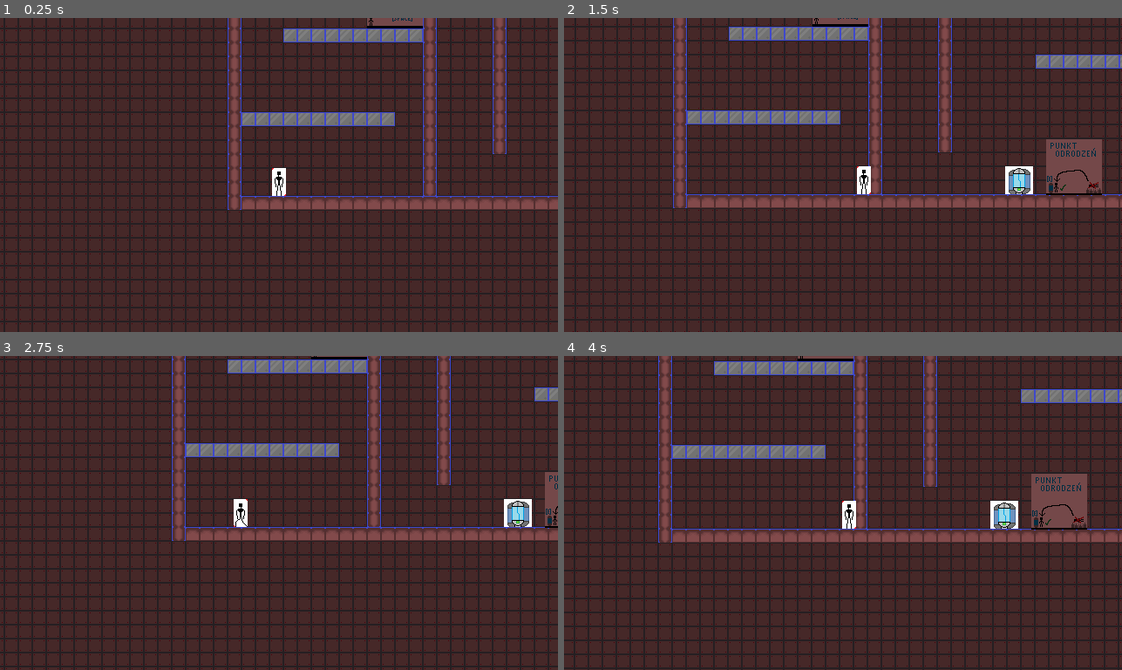
Above: before the commit, frames 1-4 (two rows, left to right).
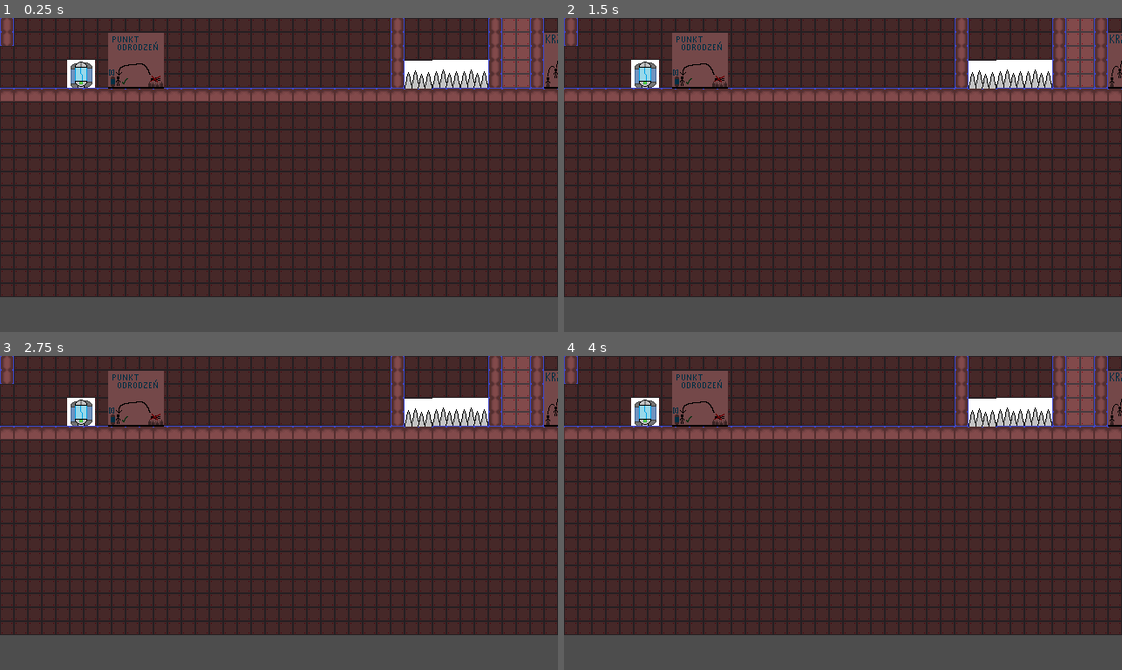
Above: after the commit, the same moments.

Repository: Daxin18/AugmentedUnit
Game: Godot game, scene res://PoC/ActualPOCLevel/PoC_Level.tscn
The game is run twice, just before and just after one commit, with the same random seed, the same clock (stepped at 60 frames per second) and the same inputs. The project has no main scene, so this scene is started directly.
Inputs:
- Up to frame 1 (0.25 s): no input
- Up to frame 2 (1.5 s): hold D (move_right) from 0.53 s (still down); tap E (interact) at 0.6 s; tap Space (jump) at 0.77 s; tap Shift (dash) at 1.35 s
- Up to frame 3 (2.75 s): tap Space (jump) at 1.52 s; tap E (interact) at 1.55, 2.1 s; release D (move_right) at 2.03 s; hold A (move_left) from 2.03 s (still down)
- Up to frame 4 (4 s): release A (move_left) at 2.78 s; hold D (move_right) from 2.78 s (still down); tap Q (scream) at 2.85 s; tap Space (jump) at 3.02, 3.77 s; tap E (interact) at 3.05, 3.6 s

The runs differ from the first frame. In frame 1, 57% of the frame differs, in the area x 0-100%, y 0-100%; in frame 2, 58%; in frame 3, 58%; in frame 4, 59%.

Commit message:
Add first version of level manager

Diff:
--- a/PoC/ActualPOCLevel/PoC_Level.tscn
+++ b/PoC/ActualPOCLevel/PoC_Level.tscn
@@ -1,16 +1,17 @@
-[gd_scene load_steps=14 format=3 uid="uid://b1yvh0k400owj"]
+[gd_scene load_steps=15 format=3 uid="uid://b1yvh0k400owj"]
 
+[ext_resource type="Script" path="res://src/scripts/common/LevelSystem/Level.gd" id="1_d0mrj"]
 [ext_resource type="Texture2D" uid="uid://b7ttamnkhofle" path="res://src/assets/levels/tmp_poc_level.png" id="1_hb8l0"]
 [ext_resource type="Texture2D" uid="uid://cpvqon7isynb0" path="res://src/assets/levels/tmp_helpers/tmp_double_jump.png" id="2_6xgl0"]
-[ext_resource type="PackedScene" uid="uid://bqj3uwhcmsukx" path="res://src/scenes/common/Exit.tscn" id="2_voa4h"]
+[ext_resource type="PackedScene" uid="uid://bqj3uwhcmsukx" path="res://src/scenes/common/Door.tscn" id="2_voa4h"]
 [ext_resource type="Texture2D" uid="uid://cc4dm5gql30ld" path="res://src/assets/levels/tmp_helpers/tmp_dash.png" id="3_b5uwj"]
-[ext_resource type="PackedScene" uid="uid://c8mpj6ntjn7kc" path="res://src/scenes/common/Spawnpoint.tscn" id="3_k53dq"]
+[ext_resource type="PackedScene" uid="uid://c8mpj6ntjn7kc" path="res://src/scenes/common/RespawnStation.tscn" id="3_k53dq"]
 [ext_resource type="PackedScene" uid="uid://tloaklr5oyru" path="res://src/scenes/common/SpikeTrap.tscn" id="4_4ec7r"]
 [ext_resource type="PackedScene" uid="uid://b7ip5pqsecna4" path="res://src/scenes/entities/Log.tscn" id="5_1ytwm"]
 [ext_resource type="Texture2D" uid="uid://bk53mhd5m4j23" path="res://src/assets/levels/tmp_helpers/tmp_respawn.png" id="5_gungt"]
-[ext_resource type="PackedScene" uid="uid://bpvk8s82bk4rf" path="res://src/scenes/entities/Player.tscn" id="5_qbm1w"]
 [ext_resource type="PackedScene" uid="uid://o6irawrqkjiu" path="res://src/scenes/entities/Modification.tscn" id="6_i1kxi"]
 [ext_resource type="Texture2D" uid="uid://cih71nn33pi6h" path="res://src/assets/levels/tmp_helpers/tmp_scream.png" id="10_w2mdx"]
+[ext_resource type="PackedScene" uid="uid://d3sq75v6h6wcc" path="res://src/scenes/common/Hardpoint.tscn" id="12_t2iti"]
 
 [sub_resource type="TileSetAtlasSource" id="TileSetAtlasSource_wuk2d"]
 texture = ExtResource("1_hb8l0")
@@ -35,7 +36,9 @@
 physics_layer_0/collision_mask = 8
 sources/0 = SubResource("TileSetAtlasSource_wuk2d")
 
-[node name="PoCLevel" type="Node2D"]
+[node name="PoCLevel" type="Node2D" node_paths=PackedStringArray("default_spawn")]
+script = ExtResource("1_d0mrj")
+default_spawn = NodePath("Hardpoint")
 
 [node name="TileMap" type="TileMap" parent="."]
 tile_set = SubResource("TileSet_g4wow")
@@ -69,6 +72,9 @@
 
 [node name="Exit" parent="." instance=ExtResource("2_voa4h")]
 position = Vector2(924, -320)
+next_level = "res://PoC/everything_goes_here/Level.tscn"
+next_level_hardpoint = 1
+hardpoint_id = 1
 
 [node name="Spawnpoint" parent="." instance=ExtResource("3_k53dq")]
 position = Vector2(455, -304)
@@ -117,5 +123,6 @@
 [node name="Spawnpoint3" parent="." instance=ExtResource("3_k53dq")]
 position = Vector2(672, -128)
 
-[node name="Player" parent="." instance=ExtResource("5_qbm1w")]
-position = Vector2(-245, 49)
+[node name="Hardpoint" parent="." instance=ExtResource("12_t2iti")]
+position = Vector2(-244, 37)
+id = 2
--- a/PoC/everything_goes_here/Level.tscn
+++ b/PoC/everything_goes_here/Level.tscn
@@ -1,12 +1,12 @@
 [gd_scene load_steps=10 format=3 uid="uid://dn6qfmbx8bx6i"]
 
+[ext_resource type="Script" path="res://src/scripts/common/LevelSystem/Level.gd" id="1_gl3ke"]
 [ext_resource type="Texture2D" uid="uid://c2w8n4pcgnyid" path="res://PoC/everything_goes_here/test_wall_tiles.png" id="1_jhkw7"]
-[ext_resource type="Script" path="res://PoC/everything_goes_here/random_experiment.gd" id="1_jj3s0"]
 [ext_resource type="PackedScene" uid="uid://b7ip5pqsecna4" path="res://src/scenes/entities/Log.tscn" id="3_qx6gr"]
 [ext_resource type="PackedScene" uid="uid://tloaklr5oyru" path="res://src/scenes/common/SpikeTrap.tscn" id="5_bin8i"]
-[ext_resource type="PackedScene" uid="uid://c8mpj6ntjn7kc" path="res://src/scenes/common/Spawnpoint.tscn" id="5_o20g3"]
-[ext_resource type="PackedScene" uid="uid://bqj3uwhcmsukx" path="res://src/scenes/common/Exit.tscn" id="6_0lufr"]
-[ext_resource type="PackedScene" uid="uid://c7rhrku16kbwb" path="res://PoC/everything_goes_here/player.tscn" id="7_rkqeo"]
+[ext_resource type="PackedScene" uid="uid://c8mpj6ntjn7kc" path="res://src/scenes/common/RespawnStation.tscn" id="5_o20g3"]
+[ext_resource type="PackedScene" uid="uid://bqj3uwhcmsukx" path="res://src/scenes/common/Door.tscn" id="6_0lufr"]
+[ext_resource type="PackedScene" uid="uid://d3sq75v6h6wcc" path="res://src/scenes/common/Hardpoint.tscn" id="8_c5cw3"]
 
 [sub_resource type="TileSetAtlasSource" id="TileSetAtlasSource_ca041"]
 texture = ExtResource("1_jhkw7")
@@ -68,8 +68,9 @@
 physics_layer_0/collision_mask = 7
 sources/0 = SubResource("TileSetAtlasSource_ca041")
 
-[node name="Level" type="Node2D"]
-script = ExtResource("1_jj3s0")
+[node name="Level" type="Node2D" node_paths=PackedStringArray("default_spawn")]
+script = ExtResource("1_gl3ke")
+default_spawn = NodePath("Hardpoint")
 
 [node name="TileMap" type="TileMap" parent="."]
 tile_set = SubResource("TileSet_evfxc")
@@ -105,6 +106,11 @@
 
 [node name="Exit" parent="." instance=ExtResource("6_0lufr")]
 position = Vector2(1116, 576)
+next_level = "res://PoC/ActualPOCLevel/PoC_Level.tscn"
+next_level_hardpoint = 2
+hardpoint_id = 1
+hardpoint_on_left = true
 
-[node name="Player" parent="." instance=ExtResource("7_rkqeo")]
-position = Vector2(548, 522)
+[node name="Hardpoint" parent="." instance=ExtResource("8_c5cw3")]
+position = Vector2(81, 481)
+id = 2
--- /dev/null
+++ b/src/scenes/Main.tscn
@@ -0,0 +1,13 @@
+[gd_scene load_steps=3 format=3 uid="uid://dipjbaccc7bll"]
+
+[ext_resource type="Script" path="res://src/scripts/common/LevelSystem/LevelManager.gd" id="1_v7pol"]
+[ext_resource type="PackedScene" uid="uid://bpvk8s82bk4rf" path="res://src/scenes/entities/Player.tscn" id="2_d5val"]
+
+[node name="Main" type="Node2D"]
+
+[node name="Player" parent="." instance=ExtResource("2_d5val")]
+
+[node name="LevelManager" type="Node" parent="." node_paths=PackedStringArray("player")]
+script = ExtResource("1_v7pol")
+initial_level = "res://PoC/everything_goes_here/Level.tscn"
+player = NodePath("../Player")
--- a/src/scenes/common/Exit.tscn
+++ b/src/scenes/common/Door.tscn
@@ -1,12 +1,13 @@
-[gd_scene load_steps=4 format=3 uid="uid://bqj3uwhcmsukx"]
+[gd_scene load_steps=5 format=3 uid="uid://bqj3uwhcmsukx"]
 
 [ext_resource type="Texture2D" uid="uid://dic7g3ioy5oxb" path="res://src/assets/entities/tmp_exit/tmp_exit.png" id="1_d6wsx"]
-[ext_resource type="Script" path="res://src/scripts/entities/Exit/Exit.gd" id="1_vgke5"]
+[ext_resource type="Script" path="res://src/scripts/common/LevelSystem/Door.gd" id="1_vgke5"]
+[ext_resource type="PackedScene" uid="uid://d3sq75v6h6wcc" path="res://src/scenes/common/Hardpoint.tscn" id="3_fxxfw"]
 
 [sub_resource type="RectangleShape2D" id="RectangleShape2D_jum5w"]
 size = Vector2(8, 64)
 
-[node name="Exit" type="Area2D"]
+[node name="Door" type="Area2D"]
 collision_layer = 2
 collision_mask = 0
 script = ExtResource("1_vgke5")
@@ -16,3 +17,6 @@
 
 [node name="CollisionShape2D" type="CollisionShape2D" parent="."]
 shape = SubResource("RectangleShape2D_jum5w")
+
+[node name="Hardpoint" parent="." instance=ExtResource("3_fxxfw")]
+position = Vector2(25, 0)
--- /dev/null
+++ b/src/scenes/common/Hardpoint.tscn
@@ -0,0 +1,6 @@
+[gd_scene load_steps=2 format=3 uid="uid://d3sq75v6h6wcc"]
+
+[ext_resource type="Script" path="res://src/scripts/common/LevelSystem/Hardpoint.gd" id="1_t0rfn"]
+
+[node name="Hardpoint" type="Node2D"]
+script = ExtResource("1_t0rfn")
--- a/src/scenes/entities/Player.tscn
+++ b/src/scenes/entities/Player.tscn
@@ -149,6 +149,7 @@
 radius = 19.0263
 
 [node name="Player" type="CharacterBody2D"]
+z_index = 1000
 collision_mask = 31
 script = ExtResource("1_6wu35")
 
@@ -196,7 +197,7 @@
 
 [node name="state_machine" type="Node" parent="." node_paths=PackedStringArray("starting_state")]
 script = ExtResource("2_nlji6")
-starting_state = NodePath("Idle")
+starting_state = NodePath("Falling")
 
 [node name="Idle" type="Node" parent="state_machine" node_paths=PackedStringArray("falling_state", "moving_state", "jumping_state", "dashing_state", "dying_state", "screaming_state")]
 script = ExtResource("3_3m83i")
--- /dev/null
+++ b/src/scripts/common/LevelSystem/Door.gd
@@ -0,0 +1,21 @@
+class_name Door
+extends Interactable
+
+@export_file("*.tscn") var next_level: String
+@export var next_level_hardpoint: Hardpoints.Id
+
+@export var hardpoint_id: Hardpoints.Id
+@export var hardpoint_on_left: = false
+
+@onready var hardpoint = $Hardpoint
+
+func _ready() -> void:
+	if hardpoint_on_left:
+		hardpoint.position.x = -hardpoint.position.x
+
+func init() -> void:
+	hardpoint.set_id(hardpoint_id)
+
+func interact(entity: Actor) -> void:
+	var manager = get_tree().get_root().get_node("Main").find_child("LevelManager")
+	manager.change_level(next_level, next_level_hardpoint)
--- /dev/null
+++ b/src/scripts/common/LevelSystem/Hardpoint.gd
@@ -0,0 +1,12 @@
+class_name Hardpoint
+extends Node2D
+
+@export var id: Hardpoints.Id
+
+func set_id(new_id: Hardpoints.Id) -> void:
+	self.id = new_id
+
+func spawn(player: Player) -> void:
+	player.global_position = self.global_position #tp player
+	player.state_logic.set_spawnpoint(self.global_position) #set player spawnpoint
+	player.state_machine.init(player) # reset state so player doesn't float
--- /dev/null
+++ b/src/scripts/common/LevelSystem/Level.gd
@@ -0,0 +1,28 @@
+class_name Level
+extends Node
+
+@export var default_spawn: Hardpoint
+
+var hardpoints: Array[Hardpoint] = []
+
+func _ready():
+	set_hardpoints()
+	for child in get_children():
+		if child is Door:
+			child.init()
+
+func set_hardpoints() -> void:
+	for child in get_children():
+		if child is Door:
+			hardpoints.append(child.hardpoint)
+		if child is Hardpoint:
+			hardpoints.append(child)
+
+# override it
+func spawn_player(spawnpoint_id: Hardpoints.Id, player: Player) -> void:
+	for point in hardpoints:
+		if point.id == spawnpoint_id:
+			point.spawn(player)
+			return
+	# no spawnpoint found - spawning player on the default one
+	default_spawn.spawn(player)
--- /dev/null
+++ b/src/scripts/common/LevelSystem/LevelManager.gd
@@ -0,0 +1,18 @@
+class_name LevelManager
+extends Node
+
+@export_file("*.tscn") var initial_level: String
+@export var player: Player
+
+var current_level: Level
+
+func _ready():
+	current_level = load(initial_level).instantiate()
+	add_child(current_level)
+	current_level.spawn_player(Hardpoints.Id.Default_Id, player)
+
+func change_level(new_level: String, hardpoint_id: Hardpoints.Id) -> void:
+	remove_child(current_level)
+	current_level = load(new_level).instantiate()
+	add_child(current_level)
+	current_level.spawn_player(hardpoint_id, player)
--- /dev/null
+++ b/src/scripts/common/utils/Hardpoints.gd
@@ -0,0 +1,8 @@
+class_name Hardpoints
+extends Node
+
+enum Id {
+	Default_Id,
+	POC_1,
+	POC_default,
+}
--- a/src/scripts/entities/Exit/Exit.gd
+++ /dev/null
@@ -1,11 +0,0 @@
-class_name Exit
-extends Interactable
-
-#	A class representing a passage between sections of the game (levels/scenes)
-#
-#	A simplistic version for the PoC, might leave some ideas for variables and/or functions
-
-# @export var next_stage: Stage #?
-
-func interact(entity: Actor) -> void:
-	get_tree().quit()
--- a/src/scripts/entities/Spawnpoint/Spawnpoint.gd
+++ b/src/scripts/entities/Spawnpoint/Spawnpoint.gd
@@ -1,4 +1,4 @@
-class_name Spawnpoint
+class_name RespawnStation
 extends Interactable
 
 @onready var hardpoint: Node2D = $Hardpoint
Renamed: src/scenes/common/Spawnpoint.tscn -> src/scenes/common/RespawnStation.tscn
